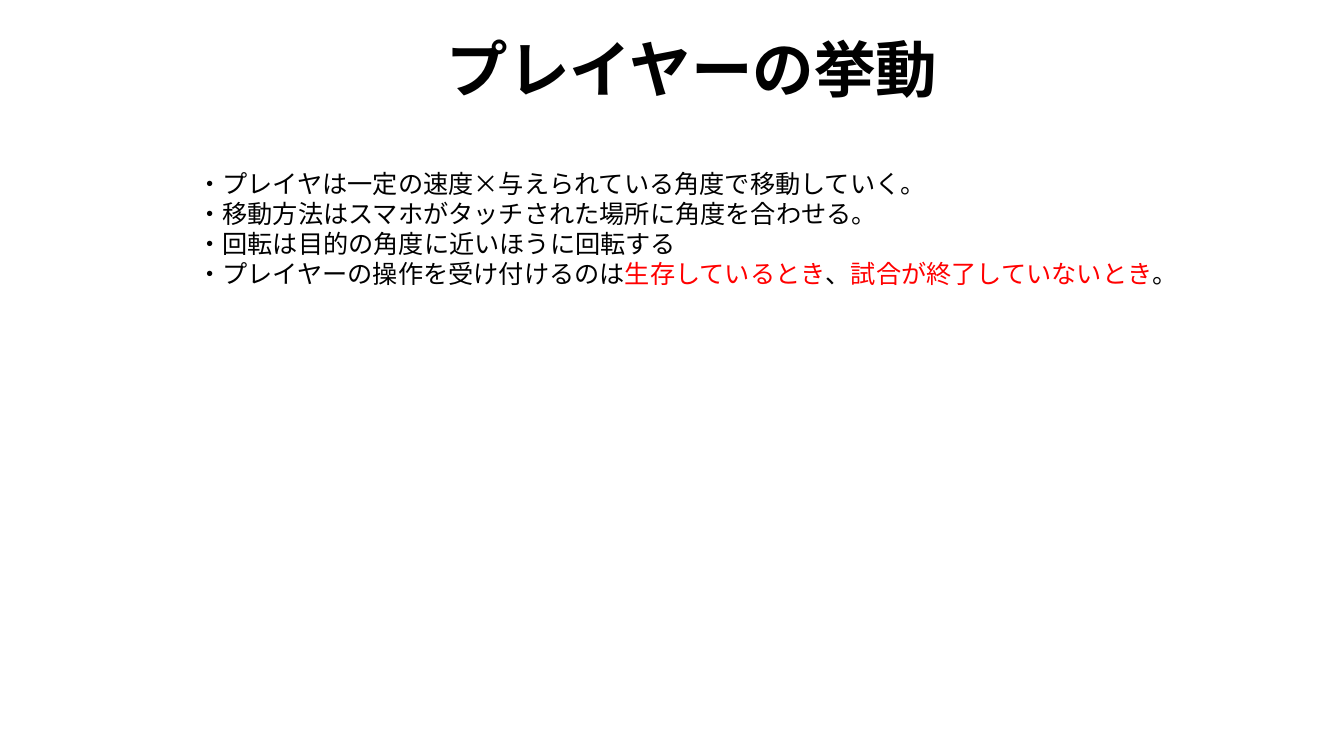
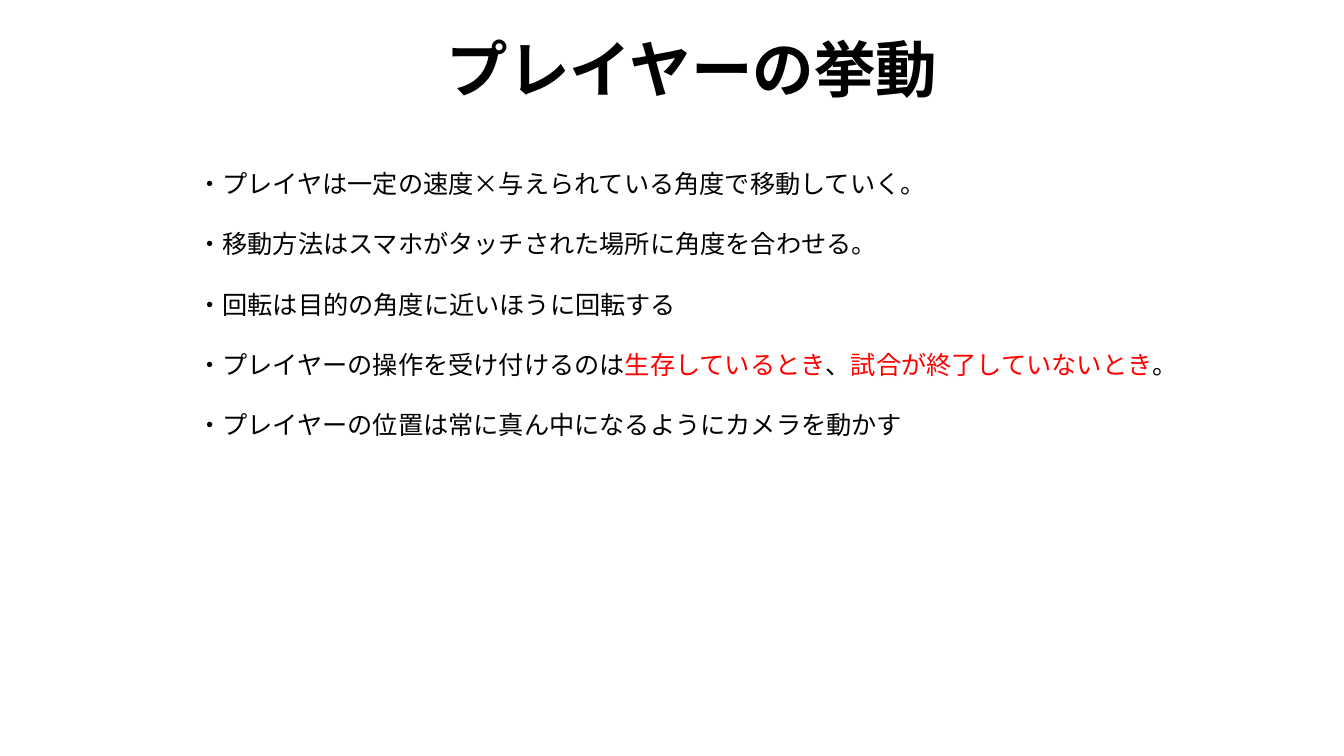
Before and after one commit to SatoMomoya/Yakinuku, a slide deck: slide 4 of チーム「焼肉食べたい」.pptx (slide 3 before the commit). Drawn at 1344x756 pixels with LibreOffice and Linux fonts; fonts in the diff are those of the drawing. Boxes give left, top, right and bottom in pixels: in the first picture for what was removed or moved away, otherwise in the second. Text is boxed around its words. In the diff, an @@ line names an element or a change of style, - is before the commit and + after.

Commit message:
マウスの方向に移動するようになりました。 プロトタイプまでの仕様(文字のみ)のパワポを追加

```diff
--- a/チーム「焼肉食べたい」.pptx
+++ b/チーム「焼肉食べたい」.pptx
@@ text at <box>197,412,902,436</box>: paragraph added @@
+・プレイヤーの位置は常に真ん中になるようにカメラを動かす
```
Also in this commit, not shown: 1 slide added, 9 other files.
